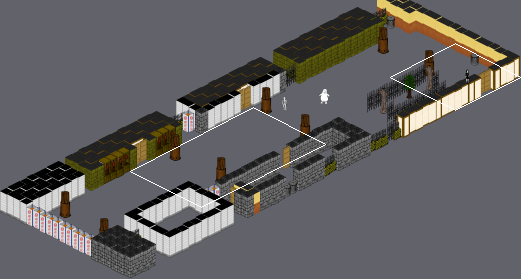
Two versions of a level (Tiled map, data/streets01.tmx). The picture above shows the old version from afar; the outline marks the close-up.
Close-up. Before the edit:
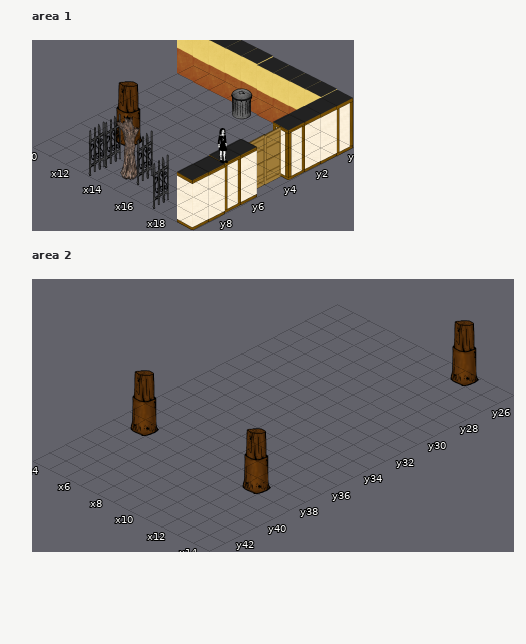
Cells are 250x129 px. Isometric: x runs down to the right, y down to the left. Shown: area 1 x 10..19, y 0..9; area 2 x 4..14, y 25..43. The commit also changed other parts of the map, which this record leaves out. Not drawn, because the pictures are missing: unchanged layer "background_layer".
The same view after the edit:
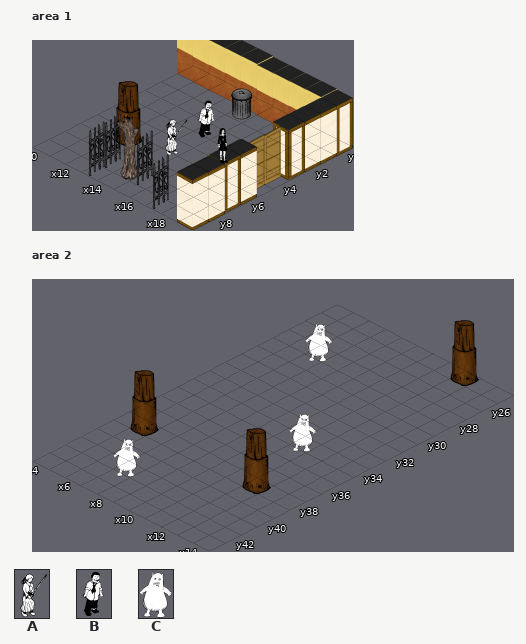
Key: from "actor_grid": A 2, B 4, C 8.
_ is an empty cell.
From old to new:
Layer "actors_layer", area 1:
The edit adds tile A in row 5 at x 14.
The edit adds tile B in row 3 at x 14.
Layer "actors_layer", area 2:
The edit adds tile C in row 28 at x 6; in row 34 at x 11; in row 41 at x 7.
